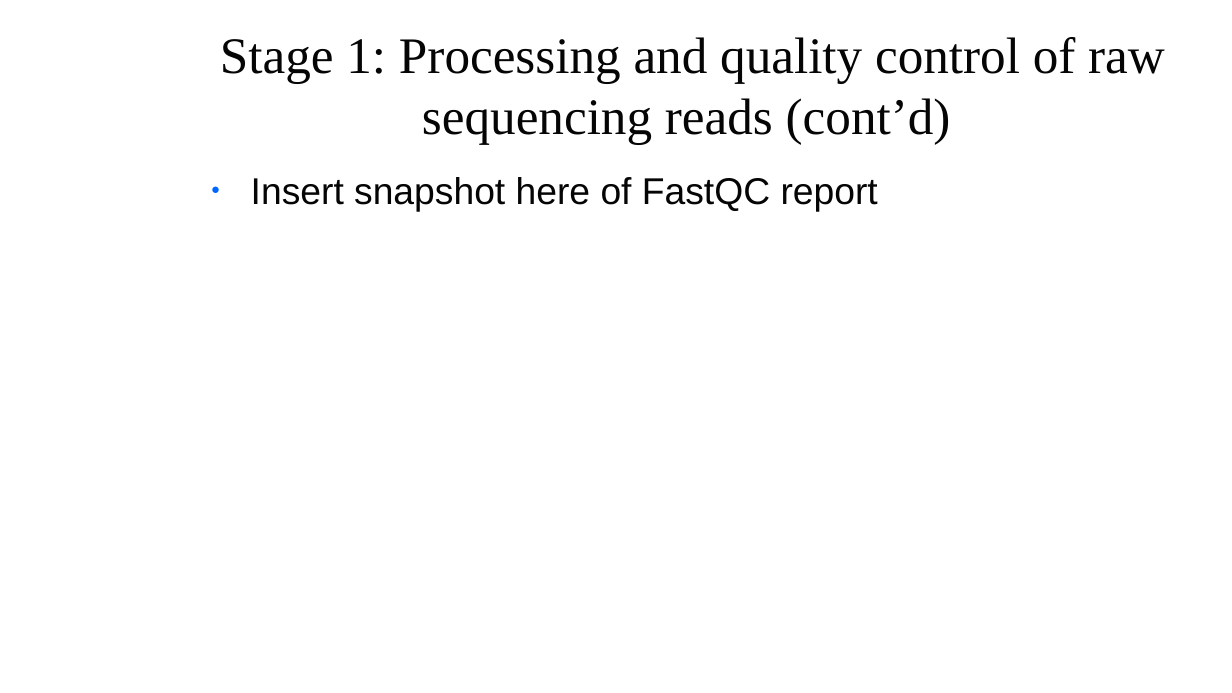
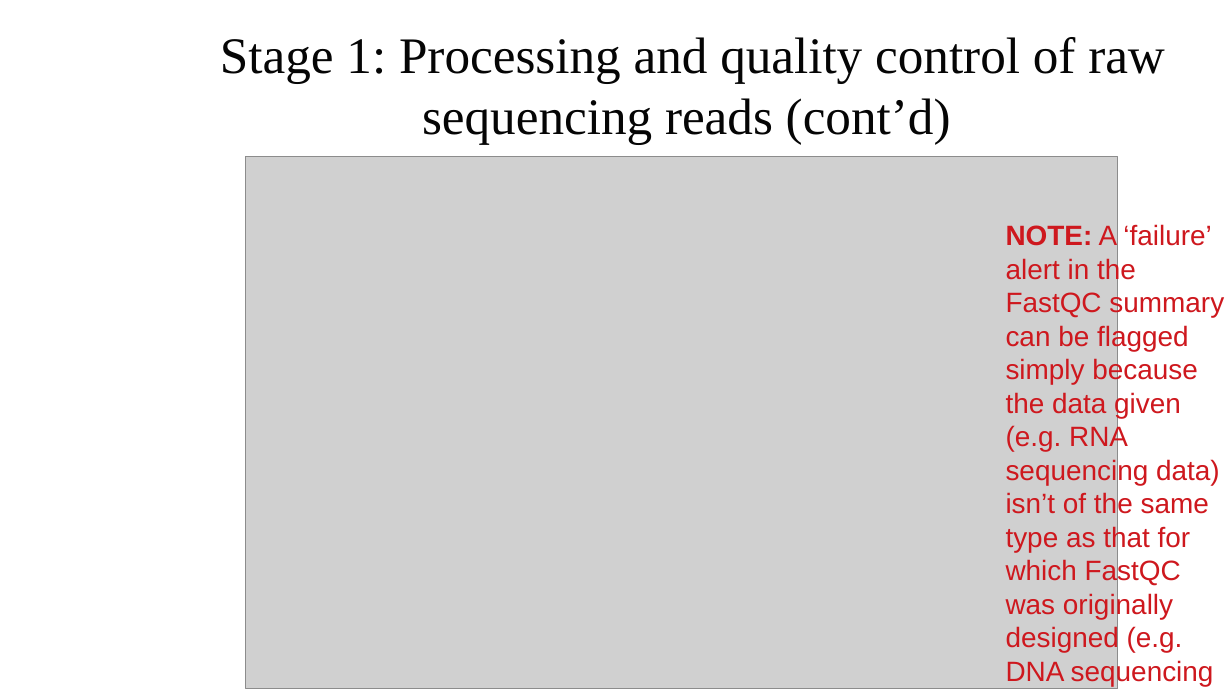
Before and after one commit to dataforager/DSA2019-bioinf_tutorial, a slide deck: slide 7 of FunBioinf-Tutorial-DSA2019-v1.pptx. Drawn at 1232x693 pixels with LibreOffice and Linux fonts; fonts in the diff are those of the drawing; grey boxes stand for pictures; background and template pictures are left out. Boxes give left, top, right and bottom in pixels: in the first picture for what was removed or moved away, otherwise in the second. Text is boxed around its words. In the diff, an @@ line names an element or a change of style, - is before the commit and + after.

```diff
--- a/FunBioinf-Tutorial-DSA2019-v1.pptx
+++ b/FunBioinf-Tutorial-DSA2019-v1.pptx
@@ picture added at (x1=246, y1=157, x2=1118, y2=689) @@
@@ text removed at (x1=251, y1=177, x2=878, y2=212) @@
-● Insert snapshot here of FastQC report
@@ text added at (x1=1006, y1=223, x2=1224, y2=686), 18 pt, text #CE181E @@
+NOTE: A ‘failure’ alert in the FastQC summary can be flagged simply because the data given (e.g. RNA sequencing data) isn’t of the same type as that for which FastQC was originally designed (e.g. DNA sequencing data)
```
Also in this commit, not shown: 9 other slides changed, 1 other file.
